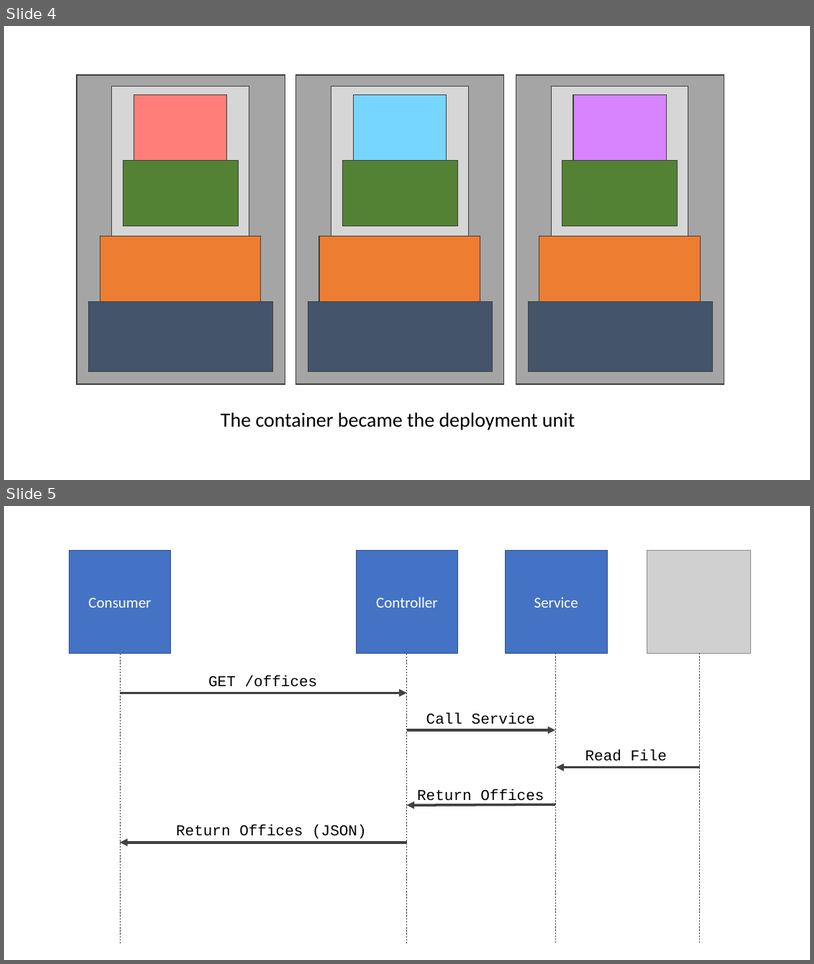
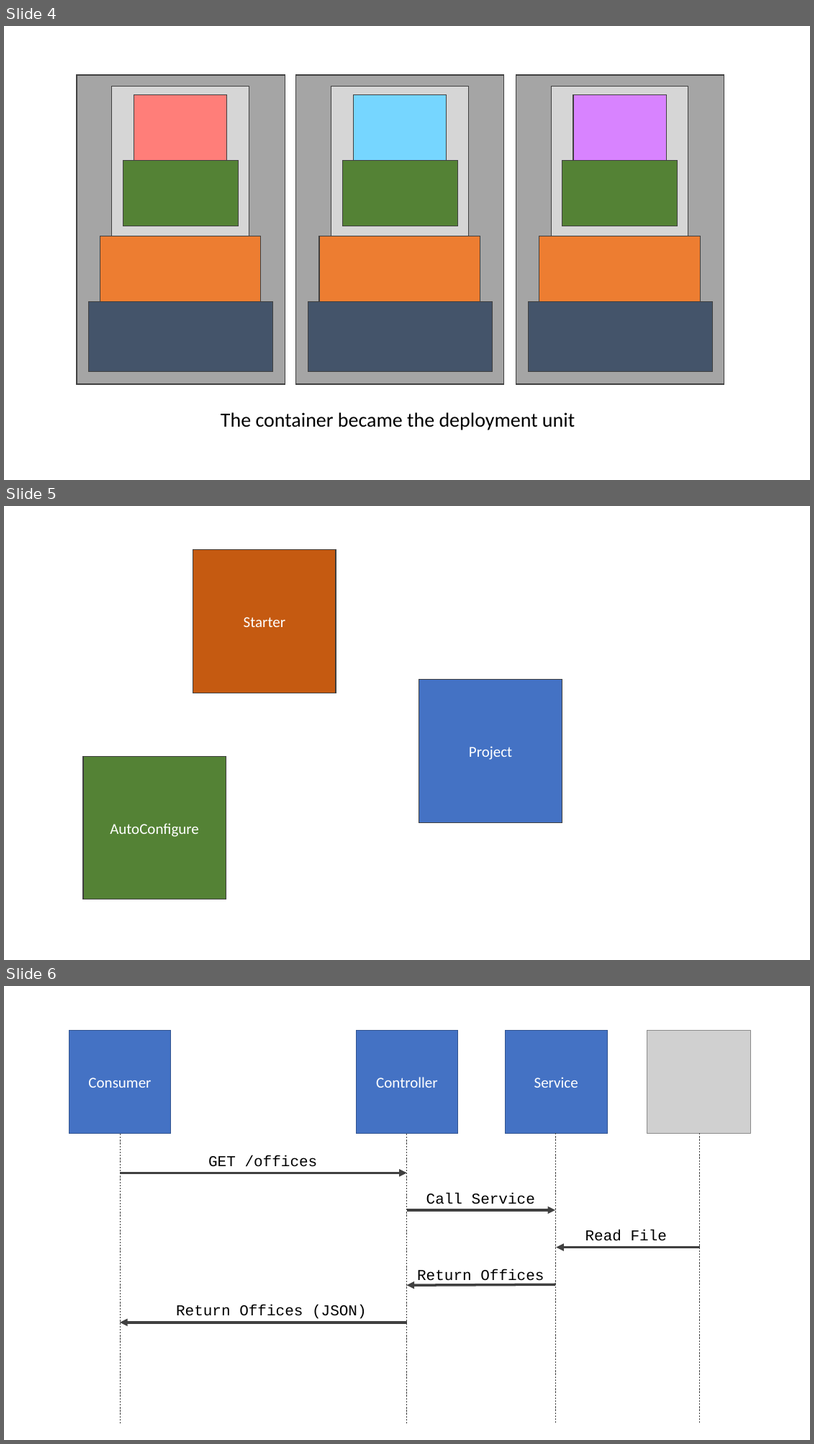
Before and after one commit to albertattard/spring-boot-camp, a slide deck: assets/images/Images.pptx. Shown one above the other, each under a label of ours: slides 4 and 5 before the commit, slides 4, 5 and 6 after it. The pictures are 814x964 and 814x1444 pixels, drawn with LibreOffice and Linux fonts; fonts in the diff are those of the drawing; grey boxes stand for pictures. Boxes give left, top, right and bottom in pixels: in the first picture for what was removed or moved away, otherwise in the second. Text is boxed around its words. In the diff, an @@ line names an element or a change of style, - is before the commit and + after.

```diff
--- a/assets/images/Images.pptx
+++ b/assets/images/Images.pptx
@@ slide 5 added at box(4, 506, 810, 960), background #FFFFFF @@
@@ rectangle added at box(193, 550, 336, 693), fill #C55A11, outline #404040 1 pt, 18 pt, text #FFFFFF @@
+Starter
@@ rectangle added at box(419, 680, 563, 822), fill #4472C4, outline #404040 1 pt, 18 pt, text #FFFFFF @@
+Project
@@ rectangle added at box(83, 757, 226, 899), fill #548235, outline #404040 1 pt, 18 pt, text #FFFFFF @@
+AutoConfigure
@@ what was slide 5 is now slide 6 @@
```
Also in this commit, not shown: 2 other files.
